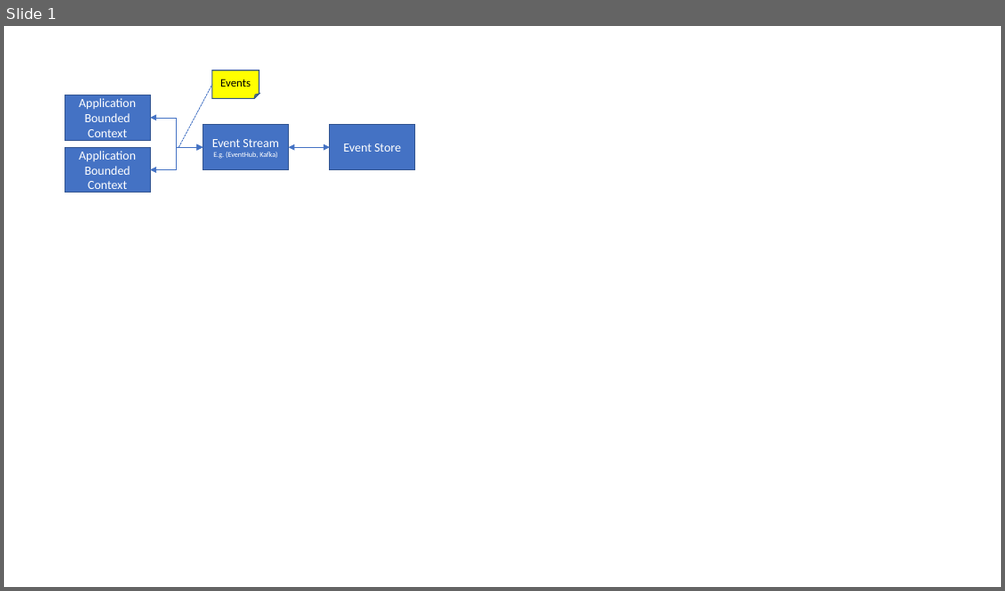
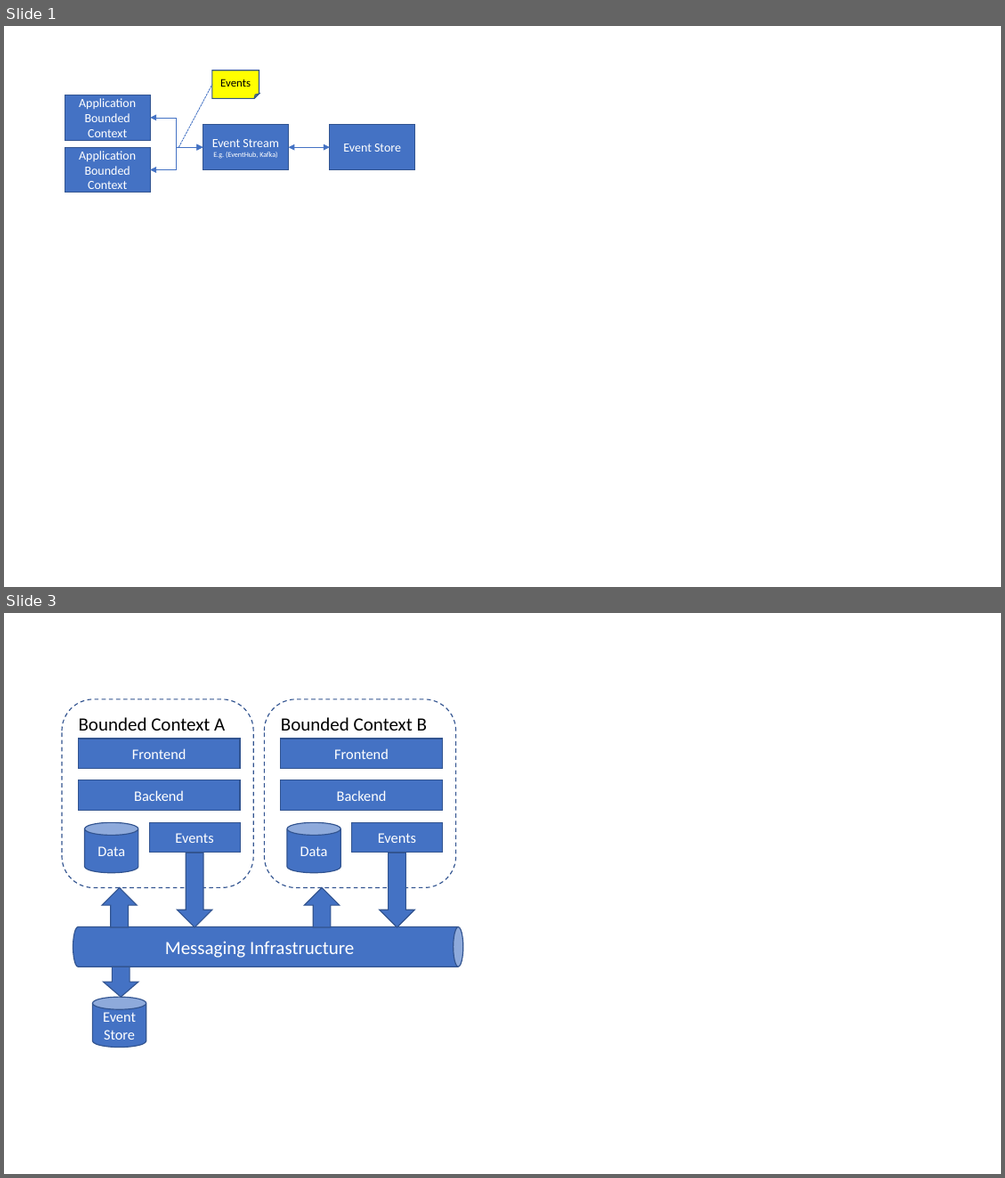
Before and after one commit to IFRCGo/cbs, a slide deck: Documentation/Architecture/Diagrams.pptx. Shown one above the other, each under a label of ours: slide 1 before the commit, slides 1 and 3 after it; the slides between them are not shown. The pictures are 1005x591 and 1005x1178 pixels, drawn with LibreOffice and Linux fonts; fonts in the diff are those of the drawing. Boxes give left, top, right and bottom in pixels: in the first picture for what was removed or moved away, otherwise in the second. Text is boxed around its words. In the diff, an @@ line names an element or a change of style, - is before the commit and + after.

```diff
--- a/Documentation/Architecture/Diagrams.pptx
+++ b/Documentation/Architecture/Diagrams.pptx
@@ slide 3 added at (4,613,1001,1174), background #FFFFFF @@
@@ rounded rectangle added at (62,699,253,887), outline #325491 1 pt dashed, 18 pt, text #000000 @@
+Bounded Context A
@@ rounded rectangle added at (264,699,455,887), outline #325491 1 pt dashed, 18 pt, text #000000 @@
+Bounded Context B
@@ rectangle added at (78,738,240,769), fill #4472C4, outline #325491 1 pt, 14 pt, text #FFFFFF @@
+Frontend
@@ rectangle added at (281,738,442,769), fill #4472C4, outline #325491 1 pt, 14 pt, text #FFFFFF @@
+Frontend
@@ rectangle added at (78,780,240,811), fill #4472C4, outline #325491 1 pt, 14 pt, text #FFFFFF @@
+Backend
@@ rectangle added at (281,780,442,811), fill #4472C4, outline #325491 1 pt, 14 pt, text #FFFFFF @@
+Backend
@@ cylinder added at (85,822,138,873), fill #4472C4, outline #325491 1 pt, 14 pt, text #FFFFFF @@
+Data
@@ rectangle added at (149,822,240,852), fill #4472C4, outline #325491 1 pt, 14 pt, text #FFFFFF @@
+Events
@@ cylinder added at (287,822,341,873), fill #4472C4, outline #325491 1 pt, 14 pt, text #FFFFFF @@
+Data
@@ rectangle added at (352,822,442,852), fill #4472C4, outline #325491 1 pt, 14 pt, text #FFFFFF @@
+Events
@@ down arrow added at (177,853,212,928), fill #4472C4, outline #325491 1 pt @@
@@ down arrow added at (380,853,414,928), fill #4472C4, outline #325491 1 pt @@
@@ down arrow added at (102,887,138,927), fill #4472C4, outline #325491 1 pt @@
@@ down arrow added at (305,887,340,927), fill #4472C4, outline #325491 1 pt @@
@@ cylinder added at (73,926,463,966), fill #4472C4, outline #325491 1 pt @@
@@ text added at (165,941,354,957), 18 pt, text #FFFFFF @@
+Messaging Infrastructure
@@ down arrow added at (104,966,138,997), fill #4472C4, outline #325491 1 pt @@
@@ cylinder added at (92,997,146,1046), fill #4472C4, outline #325491 1 pt, 14 pt, text #FFFFFF @@
+Event Store
```
Also in this commit, not shown: 1 slide changed, 2 other files.
